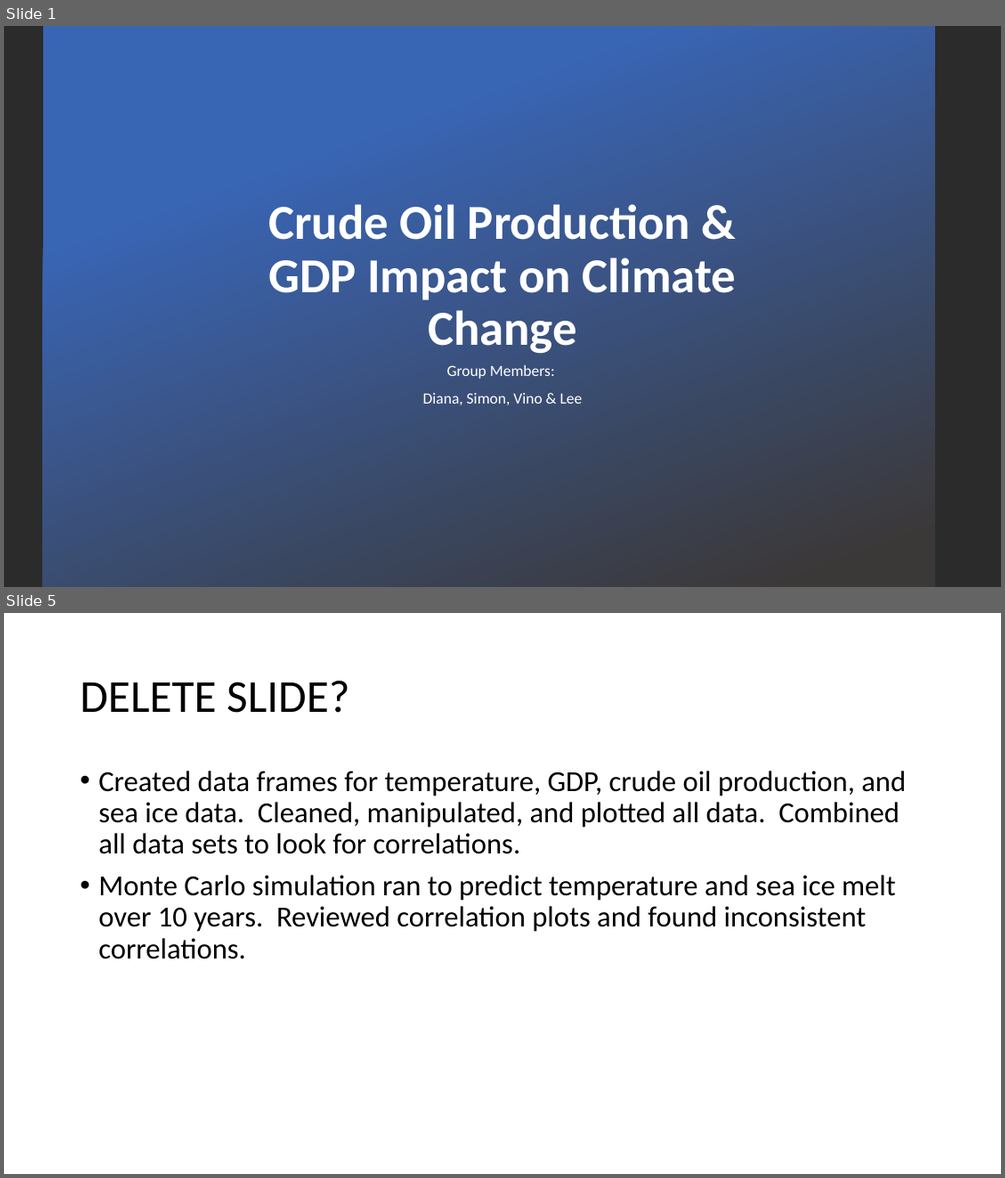
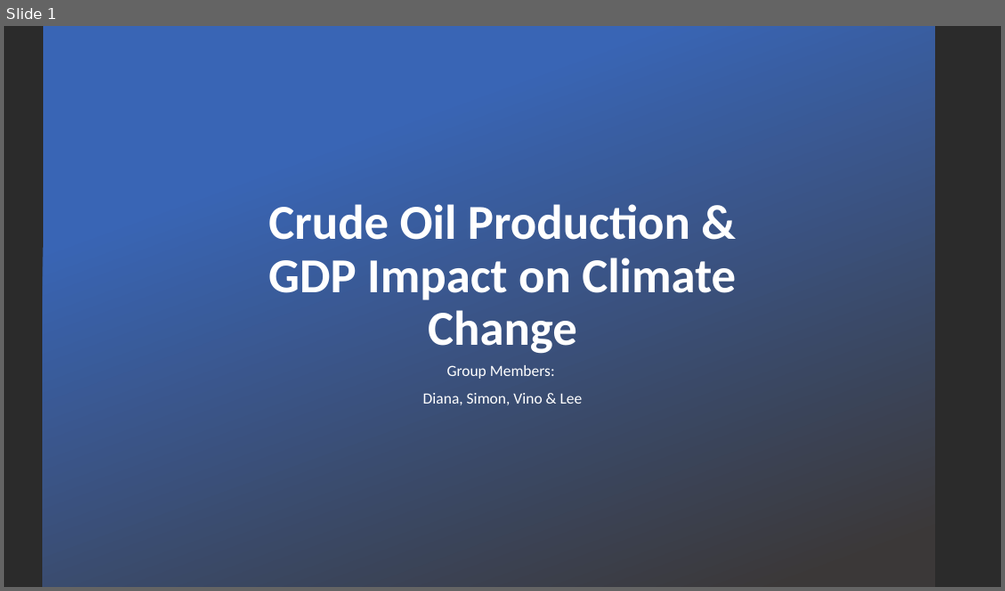
Before and after one commit to hageslel/project_one, a slide deck: Project 1 Presentation.pptx. Shown one above the other, each under a label of ours: slides 1 and 5 before the commit, slide 1 after it; the slides between them are not shown. The pictures are 1005x1178 and 1005x591 pixels, drawn with LibreOffice and Linux fonts; fonts in the diff are those of the drawing; background and template pictures are left out; a plain dark background stands for a picture behind light text. Boxes give left, top, right and bottom in pixels: in the first picture for what was removed or moved away, otherwise in the second. Text is boxed around its words. In the diff, an @@ line names an element or a change of style, - is before the commit and + after.

```diff
--- a/Project 1 Presentation.pptx
+++ b/Project 1 Presentation.pptx
@@ slide 5 removed at box(4, 613, 1001, 1174), background #FFFFFF @@
@@ title removed at box(80, 681, 349, 713) @@
-DELETE SLIDE?
@@ text removed at box(98, 771, 906, 959) @@
-• Created data frames for temperature, GDP, crude oil production, and sea ice data. Cleaned, manipulated, and plotted all data. Combined all data sets to look for correlations.
-• Monte Carlo simulation ran to predict temperature and sea ice melt over 10 years. Reviewed correlation plots and found inconsistent correlations.
```
Also in this commit, not shown: 5 slides changed.
